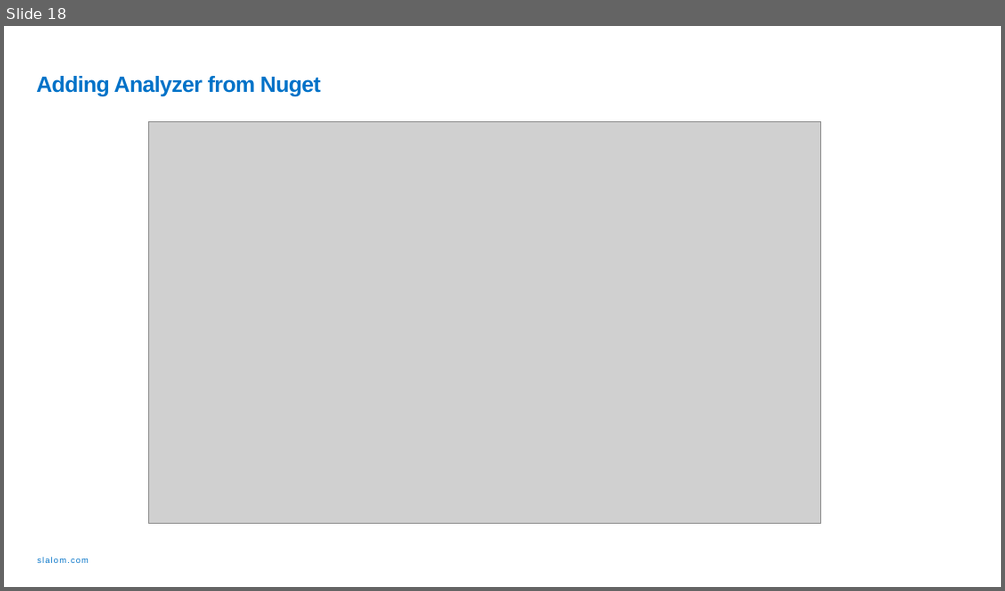
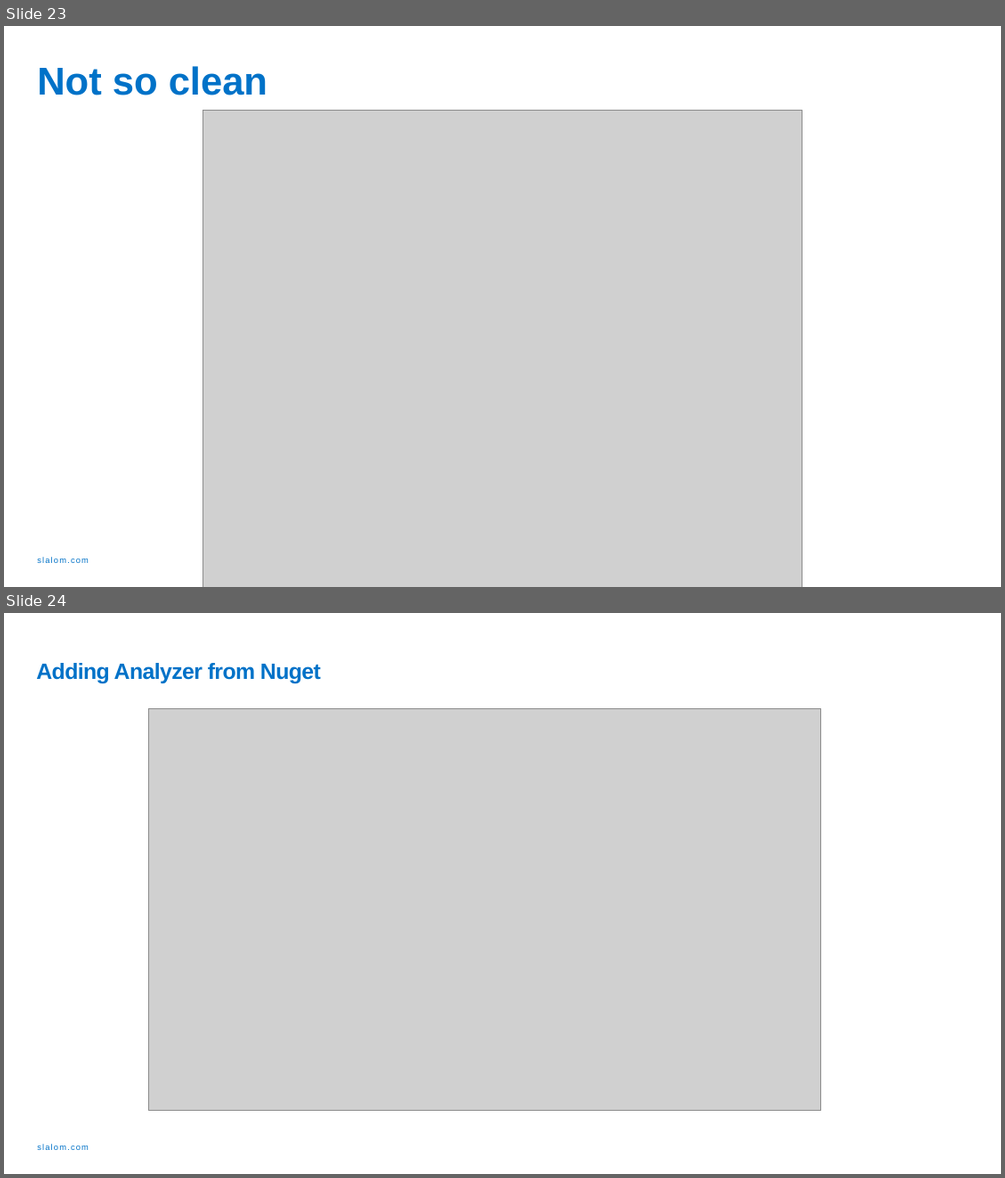
Before and after one commit to jwooley/RoslynLabs, a slide deck: RoslynStaticAnalyzerWorkshop.pptx. Shown one above the other, each under a label of ours: slide 18 before the commit, slides 23 and 24 after it. The pictures are 1005x591 and 1005x1178 pixels, drawn with LibreOffice and Linux fonts; fonts in the diff are those of the drawing; grey boxes stand for pictures. Boxes give left, top, right and bottom in pixels: in the first picture for what was removed or moved away, otherwise in the second. Text is boxed around its words. In the diff, an @@ line names an element or a change of style, - is before the commit and + after.

```diff
--- a/RoslynStaticAnalyzerWorkshop.pptx
+++ b/RoslynStaticAnalyzerWorkshop.pptx
@@ slide 23 added at bbox=[4, 26, 1001, 587], background #FFFFFF; not listed: 1 template element that a slide beside it also shows @@
@@ text added at bbox=[37, 66, 267, 95], 37.3 pt, text #0072C8, bold @@
+Not so clean
@@ picture added at bbox=[202, 110, 802, 587] @@
@@ what was slide 18 is now slide 24 @@
```
Also in this commit, not shown: 11 slides changed, 12 other slides added, 1 other file.
